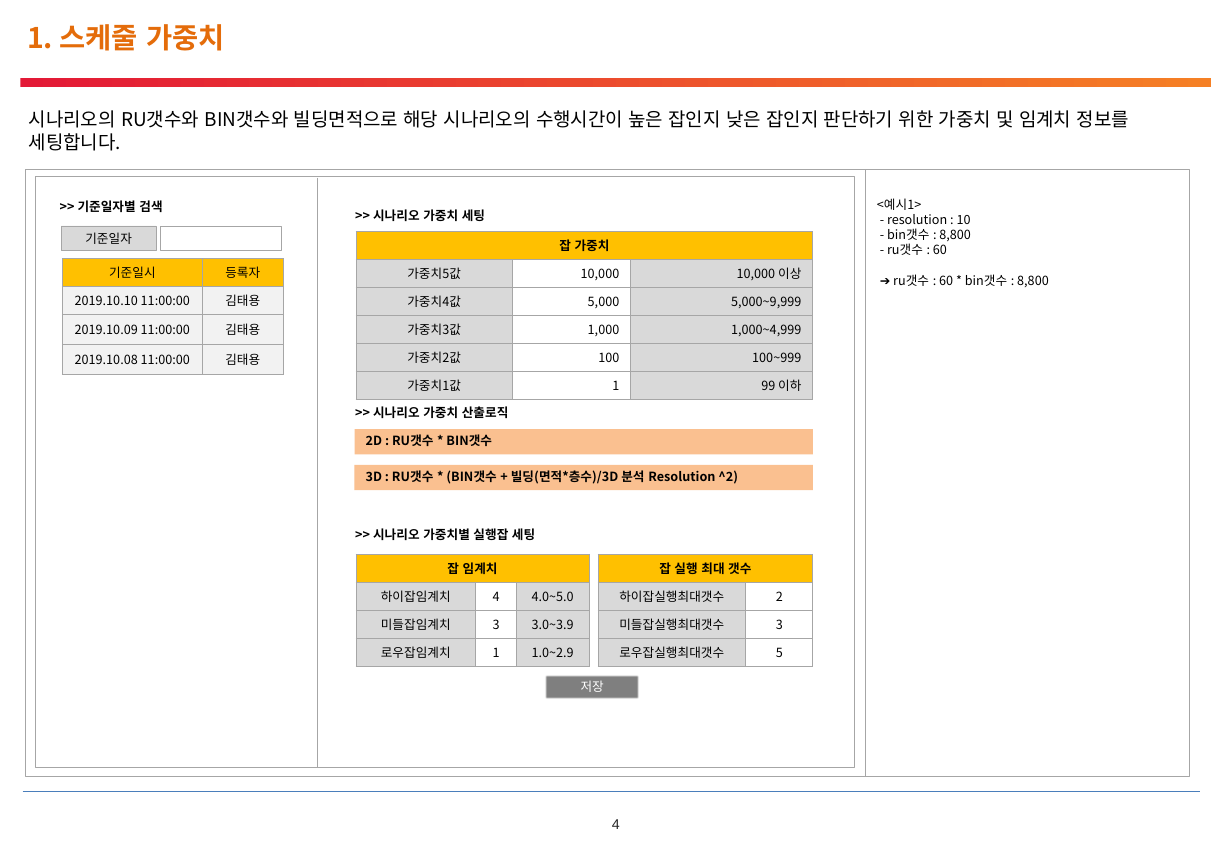
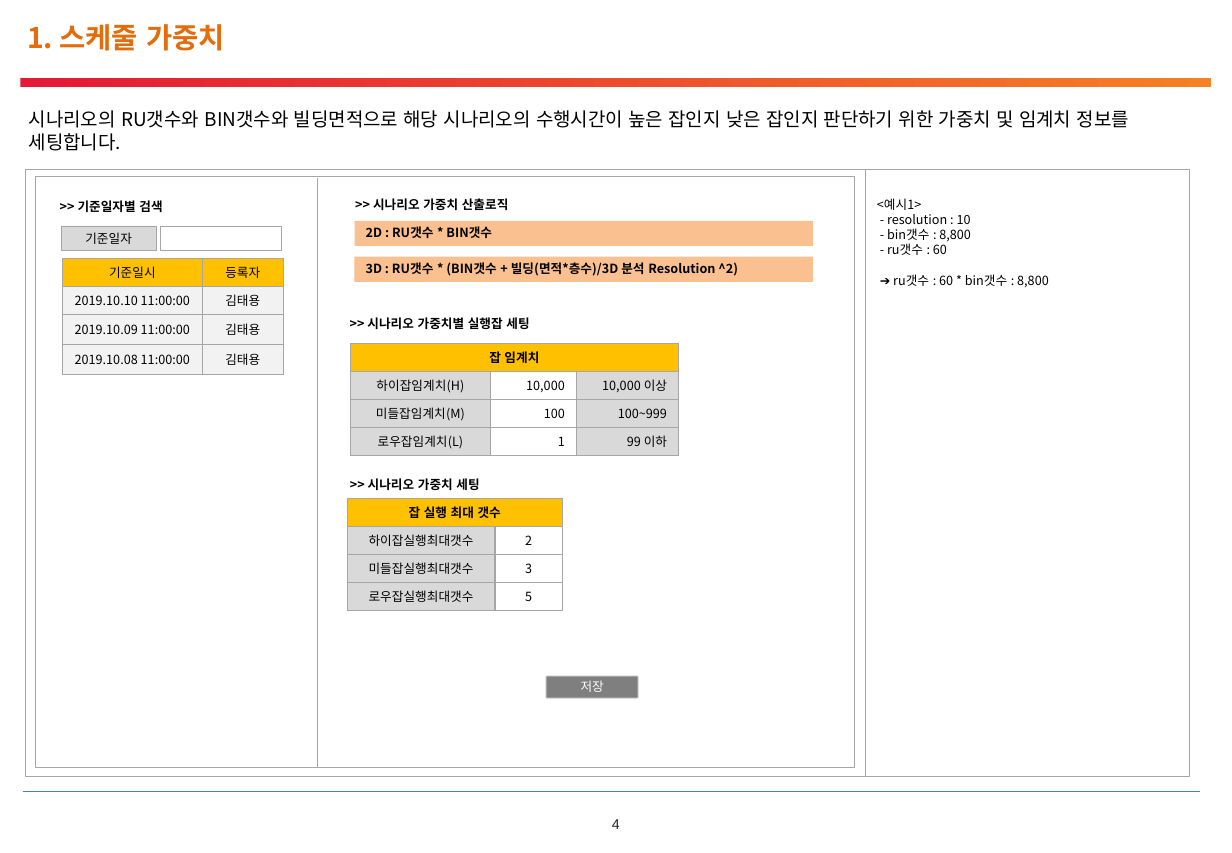
Before and after one commit to pmosoft/spark_scala, a slide deck: slide 5 of eos/02.설계/TEOSPI-스케줄화면정의서_v0.7.pptx. Drawn at 1232x853 pixels with LibreOffice and Linux fonts; fonts in the diff are those of the drawing; background and template pictures are left out. Boxes give left, top, right and bottom in pixels: in the first picture for what was removed or moved away, otherwise in the second. Text is boxed around its words. In the diff, an @@ line names an element or a change of style, - is before the commit and + after.

```diff
--- a/eos/02.설계/TEOSPI-스케줄화면정의서_v0.7.pptx
+++ b/eos/02.설계/TEOSPI-스케줄화면정의서_v0.7.pptx
@@ 2 rectangles, 1 text: place and size @@
-2 rectangles, 1 text at bbox=[355, 406, 813, 490]
+2 rectangles, 1 text at bbox=[355, 198, 813, 282]
@@ table removed at bbox=[356, 232, 813, 395], 6 rows, 3 columns @@
-잡 가중치 |  | 
-가중치5값 | 10,000 | 10,000 이상
-가중치4값 | 5,000 | 5,000~9,999
-가중치3값 | 1,000 | 1,000~4,999
-가중치2값 | 100 | 100~999
-가중치1값 | 1 | 99 이하
@@ text ">> 시나리오 가중치별 실행잡 세팅": place and size @@
-text ">> 시나리오 가중치별 실행잡 세팅" at bbox=[373, 528, 535, 540]
+text ">> 시나리오 가중치별 실행잡 세팅" at bbox=[367, 317, 529, 329]
@@ table at bbox=[350, 344, 678, 453] @@
-row 2: 하이잡임계치 | 4 | 4.0~5.0
+row 2: 하이잡임계치(H) | 10,000 | 10,000 이상
-row 3: 미들잡임계치 | 3 | 3.0~3.9
+row 3: 미들잡임계치(M) | 100 | 100~999
-row 4, column 1: 로우잡임계치
+row 4, column 1: 로우잡임계치(L)
-row 4, column 3: 1.0~2.9
+row 4, column 3: 99 이하
@@ alignment centre to right @@
@@ table: place and size @@
-table at bbox=[356, 554, 589, 662]
+table at bbox=[350, 344, 678, 453]
@@ text ">> 시나리오 가중치 세팅": place and size @@
-text ">> 시나리오 가중치 세팅" at bbox=[373, 209, 485, 221]
+text ">> 시나리오 가중치 세팅" at bbox=[368, 478, 479, 490]
@@ table: place and size @@
-table at bbox=[598, 554, 813, 662]
+table at bbox=[347, 498, 562, 606]
```
Also in this commit, not shown: 1 other file.
